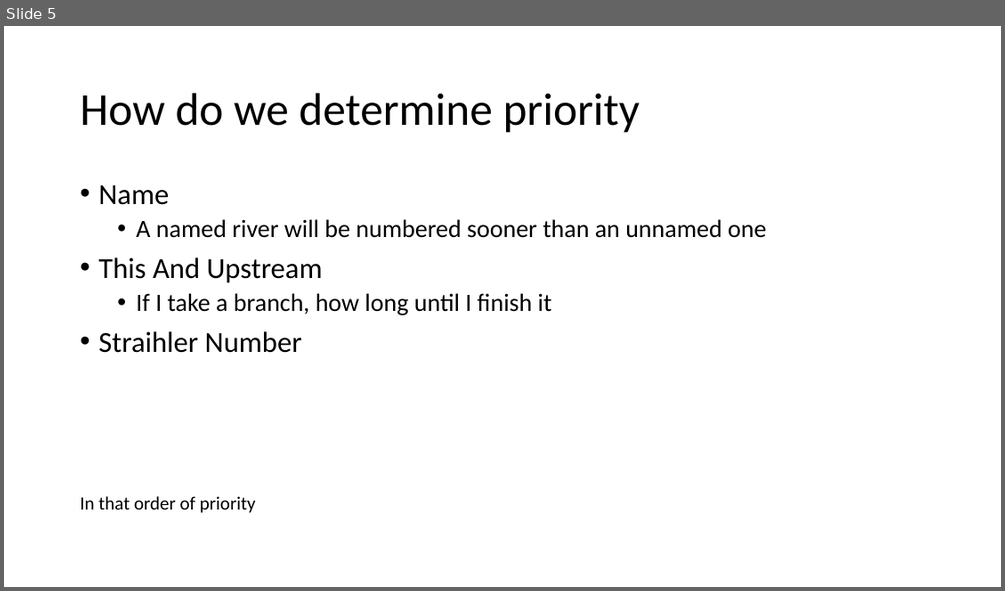
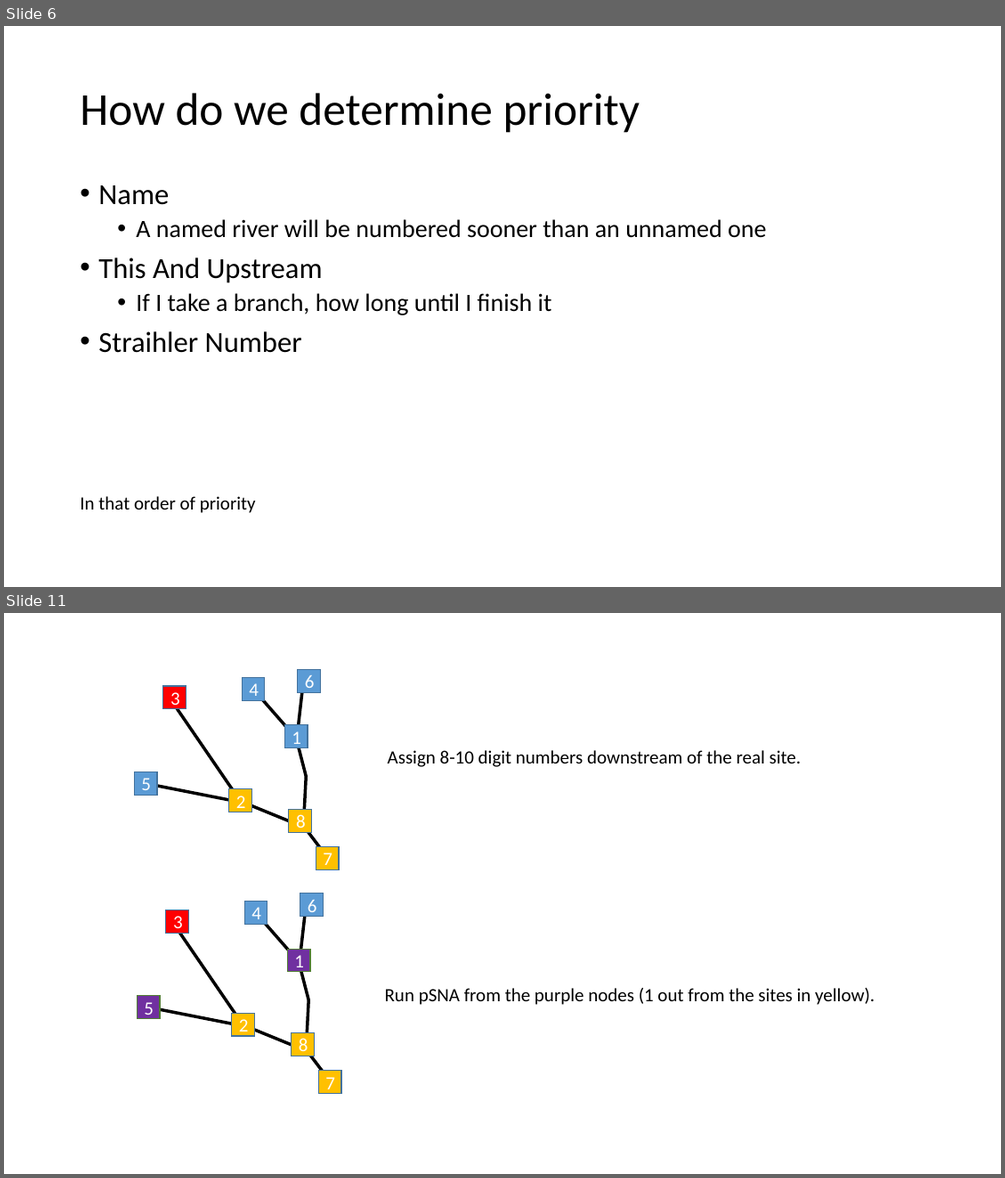
Before and after one commit to marsmith/Site-Maker-Back-End, a slide deck: Presentation.pptx. Shown one above the other, each under a label of ours: slide 5 before the commit, slides 6 and 11 after it; the slides between them are not shown. The pictures are 1005x591 and 1005x1178 pixels, drawn with LibreOffice and Linux fonts; fonts in the diff are those of the drawing. Boxes give left, top, right and bottom in pixels: in the first picture for what was removed or moved away, otherwise in the second. Text is boxed around its words. In the diff, an @@ line names an element or a change of style, - is before the commit and + after.

```diff
--- a/Presentation.pptx
+++ b/Presentation.pptx
@@ slide 11 added at [4, 613, 1001, 1174], background #FFFFFF @@
@@ text added at [388, 750, 801, 767], 18 pt, text #000000 @@
+Assign 8-10 digit numbers downstream of the real site.
@@ group added at [134, 670, 339, 869]: 8 rectangles, 4 freeform shapes @@
+3
+5
+2
+1
+4
+6
+8
+7
@@ text added at [385, 988, 874, 1005], 18 pt, text #000000 @@
+Run pSNA from the purple nodes (1 out from the sites in yellow).
@@ group added at [138, 893, 341, 1094]: 8 rectangles, 4 freeform shapes @@
+3
+5
+2
+1
+4
+6
+8
+7
@@ what was slide 5 is now slide 6 @@
```
Also in this commit, not shown: 2 slides changed, 11 other slides added, 1 slide removed, 7 other files.
